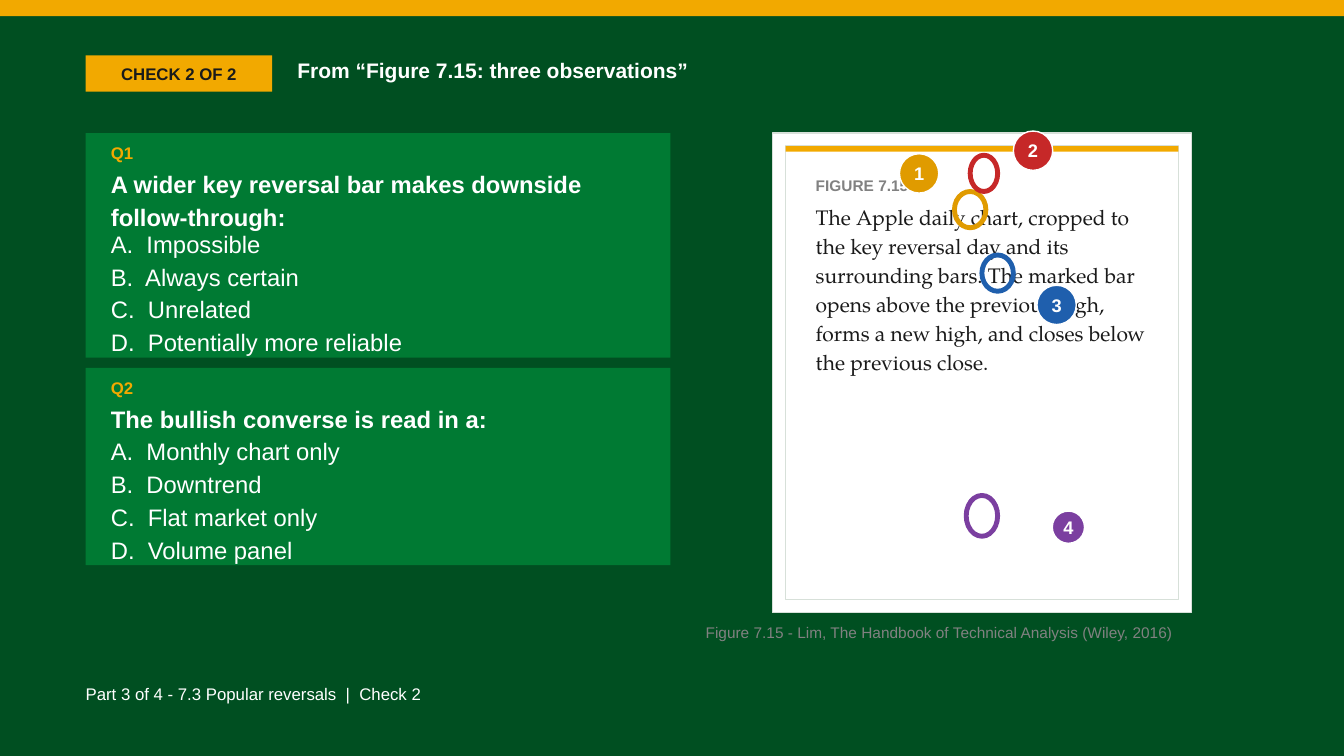
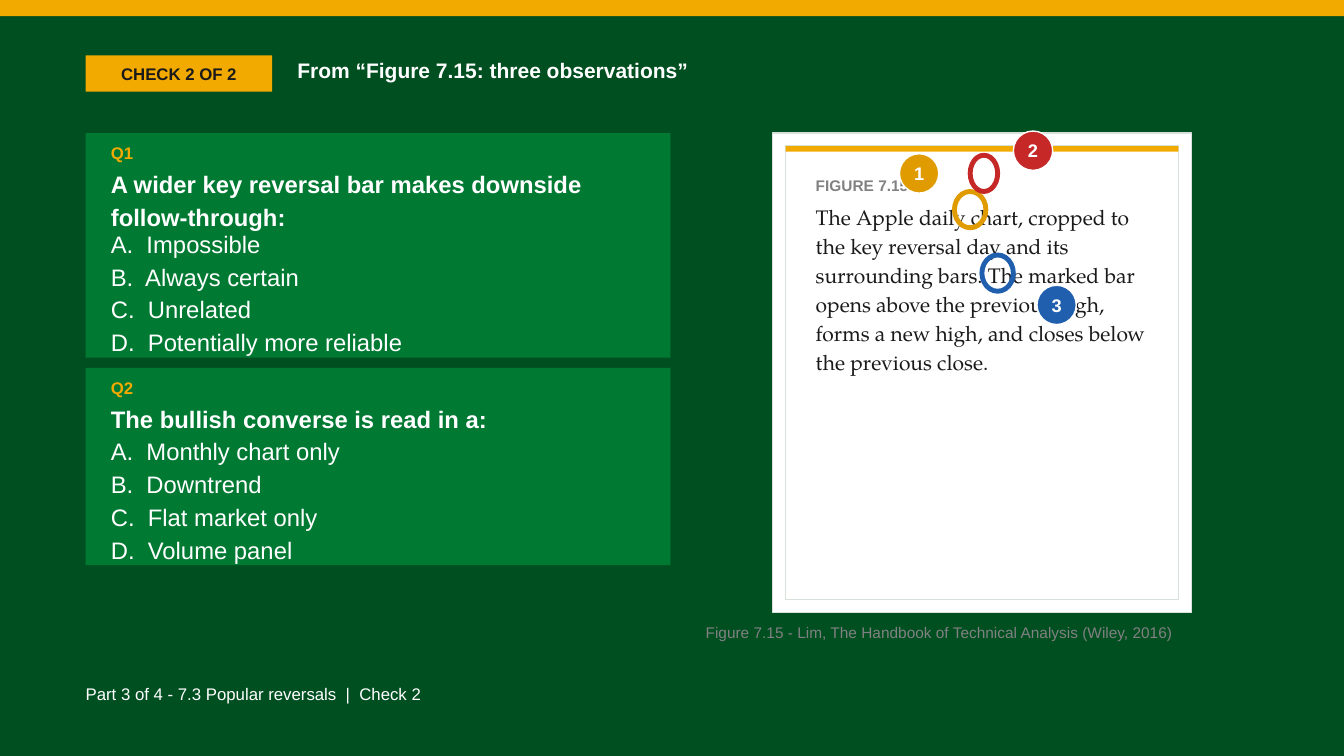
Before and after one commit to benjiesotelo-sudo/Telos_FIN1209, a slide deck: slide 13 of chapter-07/FIN1209-Chapter-07.pptx. Drawn at 1344x756 pixels with LibreOffice and Linux fonts; fonts in the diff are those of the drawing. Boxes give left, top, right and bottom in pixels: in the first picture for what was removed or moved away, otherwise in the second. Text is boxed around its words. In the diff, an @@ line names an element or a change of style, - is before the commit and + after.

```diff
--- a/chapter-07/FIN1209-Chapter-07.pptx
+++ b/chapter-07/FIN1209-Chapter-07.pptx
@@ ellipse removed at [967,496,998,536] @@
@@ ellipse removed at [1053,511,1085,543] @@
-4
```
Also in this commit, not shown: 5 other slides changed, 1 other file.
